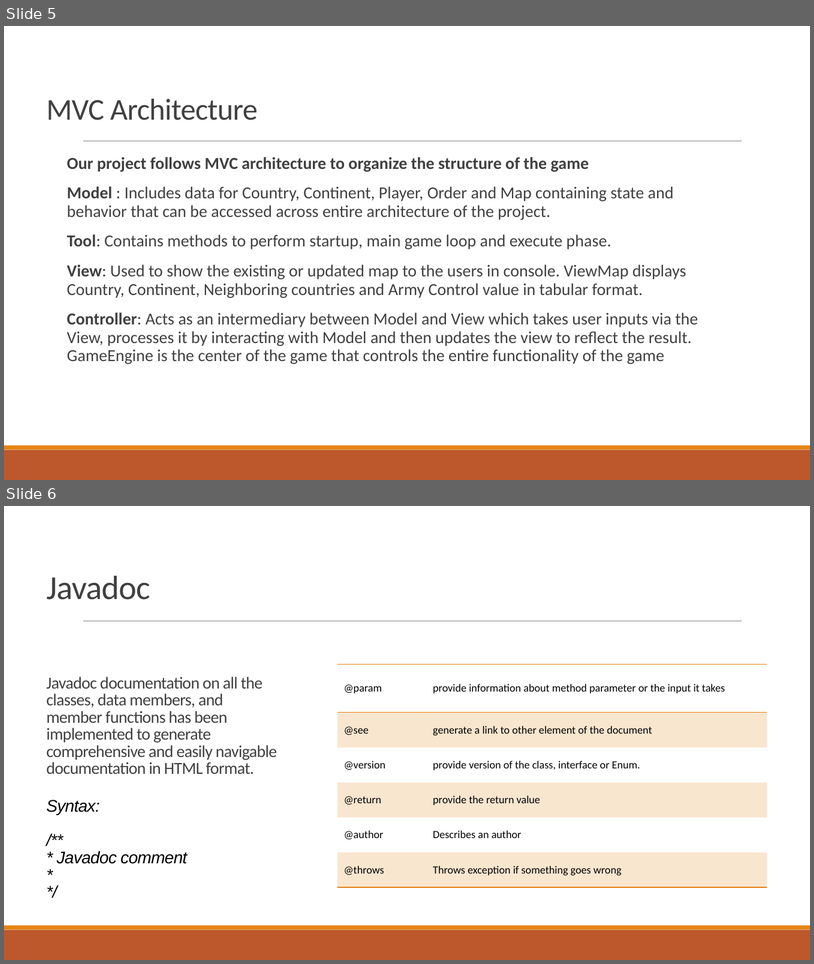
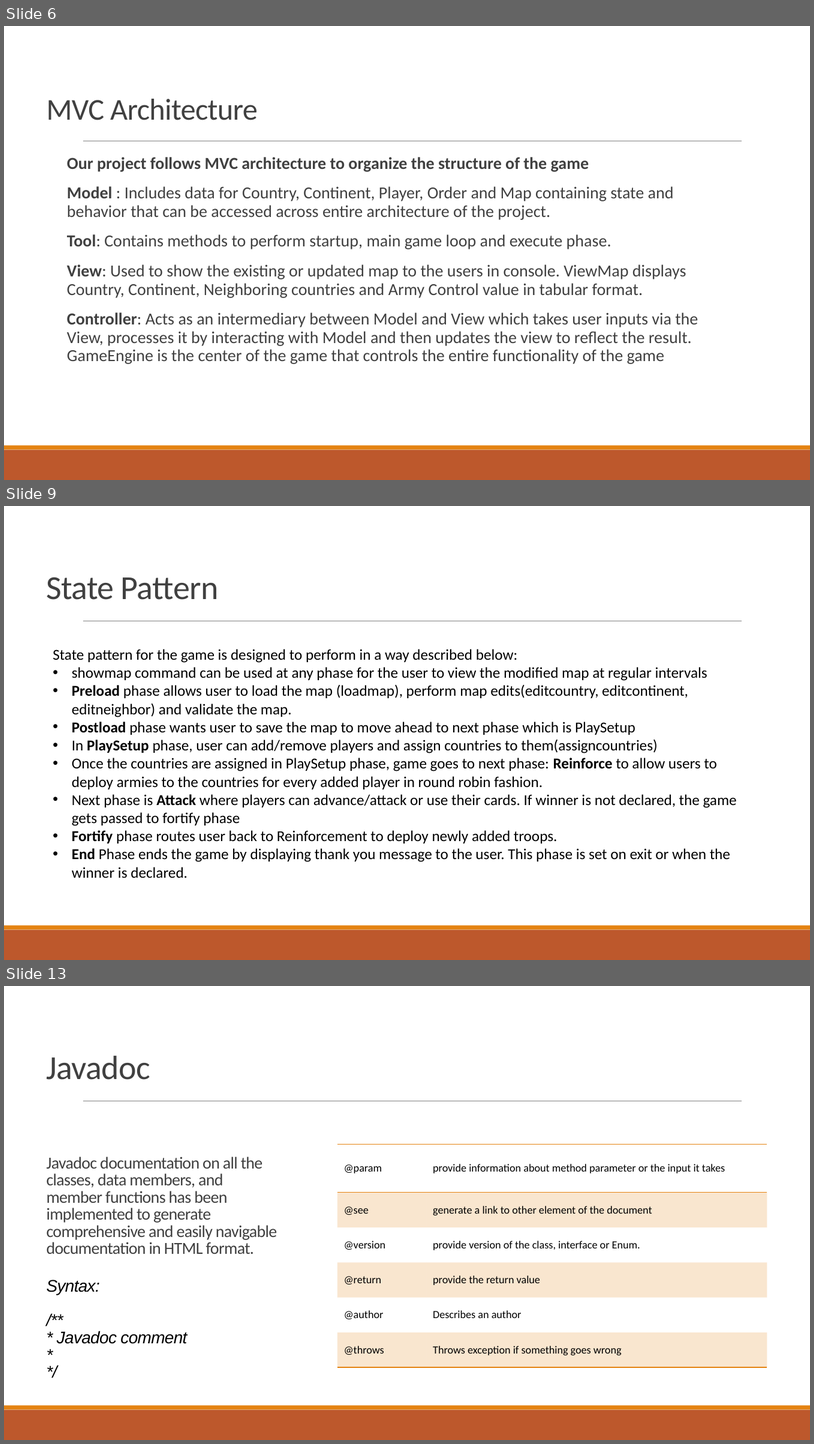
Before and after one commit to sannidhi470/Defenders, a slide deck: Presentation.pptx. Shown one above the other, each under a label of ours: slides 5 and 6 before the commit, slides 6, 9 and 13 after it; the slides between them are not shown. The pictures are 814x964 and 814x1444 pixels, drawn with LibreOffice and Linux fonts; fonts in the diff are those of the drawing. Boxes give left, top, right and bottom in pixels: in the first picture for what was removed or moved away, otherwise in the second. Text is boxed around its words. In the diff, an @@ line names an element or a change of style, - is before the commit and + after.

```diff
--- a/Presentation.pptx
+++ b/Presentation.pptx
@@ slide 9 added at (x1=4, y1=506, x2=810, y2=960), background #FFFFFF; not listed: 3 template elements that a slide beside it also shows @@
@@ title added at (x1=47, y1=577, x2=218, y2=600), 40 pt, text #404040 @@
+State Pattern
@@ text added at (x1=53, y1=649, x2=737, y2=878), 18 pt, text #000000 @@
+State pattern for the game is designed to perform in a way described below:
+• showmap command can be used at any phase for the user to view the modified map at regular intervals
+• Preload phase allows user to load the map (loadmap), perform map edits(editcountry, editcontinent, editneighbor) and validate the map.
+• Postload phase wants user to save the map to move ahead to next phase which is PlaySetup
+• In PlaySetup phase, user can add/remove players and assign countries to them(assigncountries)
+• Once the countries are assigned in PlaySetup phase, game goes to next phase: Reinforce to allow users to deploy armies to the countries for every added player in round robin fashion.
+• Next phase is Attack where players can advance/attack or use their cards. If winner is not declared, the game gets passed to fortify phase
+• Fortify phase routes user back to Reinforcement to deploy newly added troops.
+• End Phase ends the game by displaying thank you message to the user. This phase is set on exit or when the winner is declared.
@@ what was slide 5 is now slide 6 @@
@@ what was slide 6 is now slide 13 @@
```
Also in this commit, not shown: 1 slide changed, 6 other slides added.
